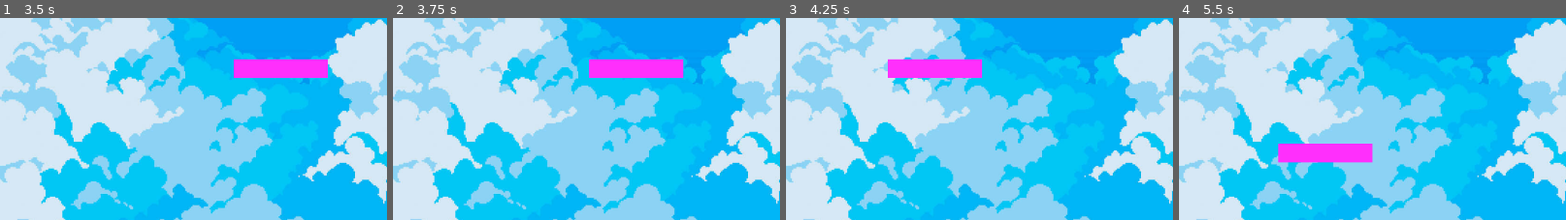
Above: before the commit, frames 1-4 (left to right).
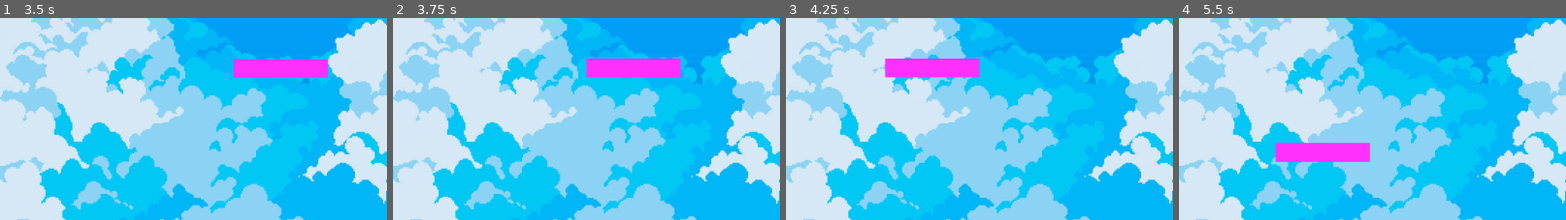
Above: after the commit, the same moments.

Repository: nimilgp/brackey-2025-aug
Game: Godot game, scene res://scenes/game.tscn
Same seed, same stepped clock (60 frames per second), same inputs: the game is played once before the commit and once after it.
Inputs (mouse positions are % of the whole screen's width and height, from its top left):
- Up to frame 1 (3.5 s): tap Enter at 0.5 s; move the mouse to (72, 41) at 0.52 s; hold Right (ui_right) 0.53-1.25 s; click (72, 41) at 0.67 s; drag from (30, 52) to (45, 68) at 1.27 s; tap Space at 2 s; move the mouse to (60, 23) at 2.02 s; hold Right (ui_right) 2.03-2.75 s; click (60, 23) at 2.17 s; drag from (45, 68) to (20, 30) at 2.77 s
- Up to frame 2 (3.75 s): tap Enter at 3.5 s; move the mouse to (80, 62) at 3.52 s; hold Left (ui_left) from 3.53 s (still down); click (80, 62) at 3.67 s
- Up to frame 3 (4.25 s): keep holding Left (ui_left)
- Up to frame 4 (5.5 s): release Left (ui_left) at 4.25 s; drag from (20, 30) to (35, 19) at 4.27 s; tap Space at 5 s; move the mouse to (55, 46) at 5.02 s; hold Down (ui_down) from 5.03 s (still down); click (55, 46) at 5.17 s
The pictures show only the part of the screen within x 49-98%, y 50-100%; the shares and areas given below are measured in that part.

Frame 1 is identical in both runs. In frame 2, 0.4% of the frame differs, in the area x 49-76%, y 20-30%; in frame 3, 0.4%; in frame 4, 0.5%, in the area x 24-51%, y 61-72%.

Commit message:
feature:mouse controlled paddle

Diff:
--- a/scenes/paddle.tscn
+++ b/scenes/paddle.tscn
@@ -8,6 +8,7 @@
 [node name="paddle" type="CharacterBody2D"]
 collision_layer = 2
 collision_mask = 2
+input_pickable = true
 script = ExtResource("1_3xiby")
 
 [node name="ColorRect" type="ColorRect" parent="."]
@@ -22,6 +23,7 @@
 offset_bottom = 20.0
 grow_horizontal = 2
 grow_vertical = 2
+mouse_filter = 1
 color = Color(1, 0.18265, 0.985475, 1)
 
 [node name="CollisionShape2D" type="CollisionShape2D" parent="."]
--- a/scripts/paddle.gd
+++ b/scripts/paddle.gd
@@ -8,30 +8,29 @@
 var dragging = false
 var click_radius = 32 # Size of the sprite.
 var mouse_pos
+var is_dragging = false
+var PADDLE_SPEED = 400
 
+func _input_event(viewport, event, shape_idx):
+	# Check if the event is a mouse button press.
+	if event is InputEventMouseButton:
+		# Check if it was the left mouse button and it was just pressed down.
+		if event.button_index == MOUSE_BUTTON_LEFT and event.is_pressed():
+			# When clicked, start dragging.
+			is_dragging = true
 
+func _unhandled_input(event):
+	# We use this to detect a global mouse release.
+	if event is InputEventMouseButton:
+		if event.button_index == MOUSE_BUTTON_LEFT and not event.is_pressed():
+			# When the button is released anywhere, stop dragging.
+			is_dragging = false
 
-func _input(event):
-	if event is InputEventMouseButton and event.button_index == MOUSE_BUTTON_LEFT:
-		mouse_pos = get_global_mouse_position()
-
-		if (mouse_pos - position).length() < click_radius:
-			# Start dragging if the click is on the sprite.
-			if not dragging and event.pressed:
-				dragging = true
-		# Stop dragging if the button is released.
-		if dragging and not event.pressed:
-			dragging = false
-
-	if event is InputEventMouseMotion and dragging:
-		# While dragging, move the sprite with the mouse.
-		position = get_global_mouse_position()
-
-
-
-var PADDLE_SPEED = 400
 # Called every frame. 'delta' is the elapsed time since the previous frame.
 func _process(delta: float) -> void:
+	# Only update the position if the character is being dragged.
+	if is_dragging:
+		global_position = get_global_mouse_position()
 	# linear movement
 	if Input.is_action_pressed("ui_left"):
 		position.x -= PADDLE_SPEED * delta
